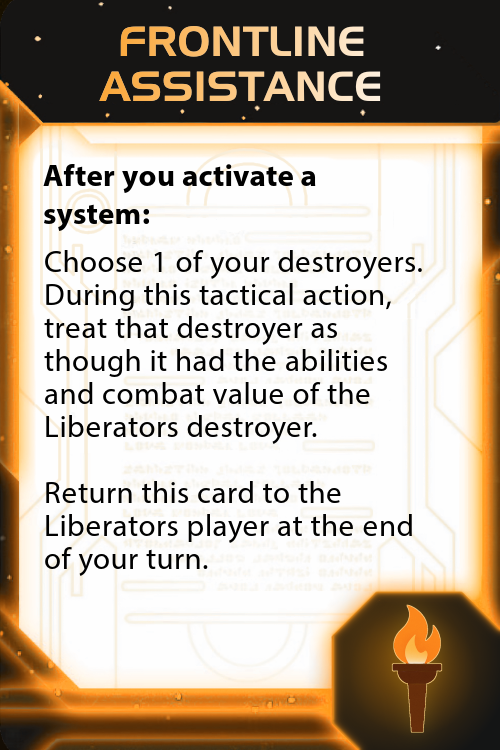
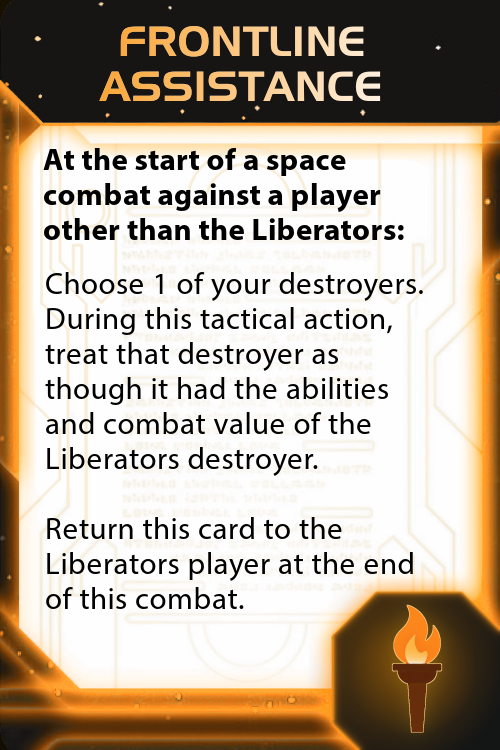
Layer changes from the first 500x750 image to the second:
renamed "After you activate a system:" to "At the start of a space combat...", painted on it over [43, 148, 404, 240]
painted on "Choose 1 of your destroyers. D..." over [44, 250, 423, 609]